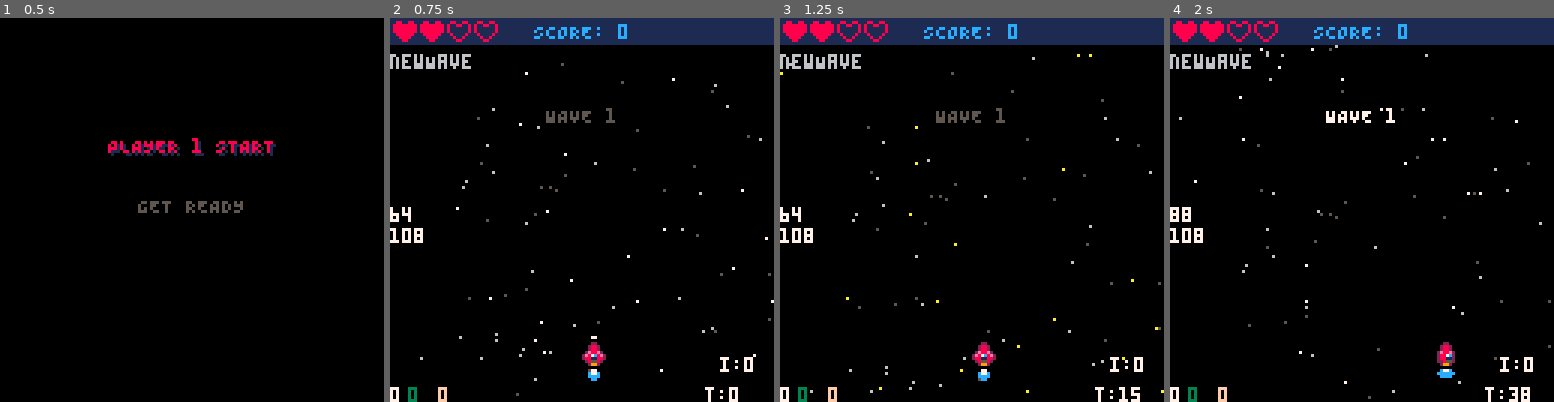
Above: before the commit, frames 1-4 (left to right).
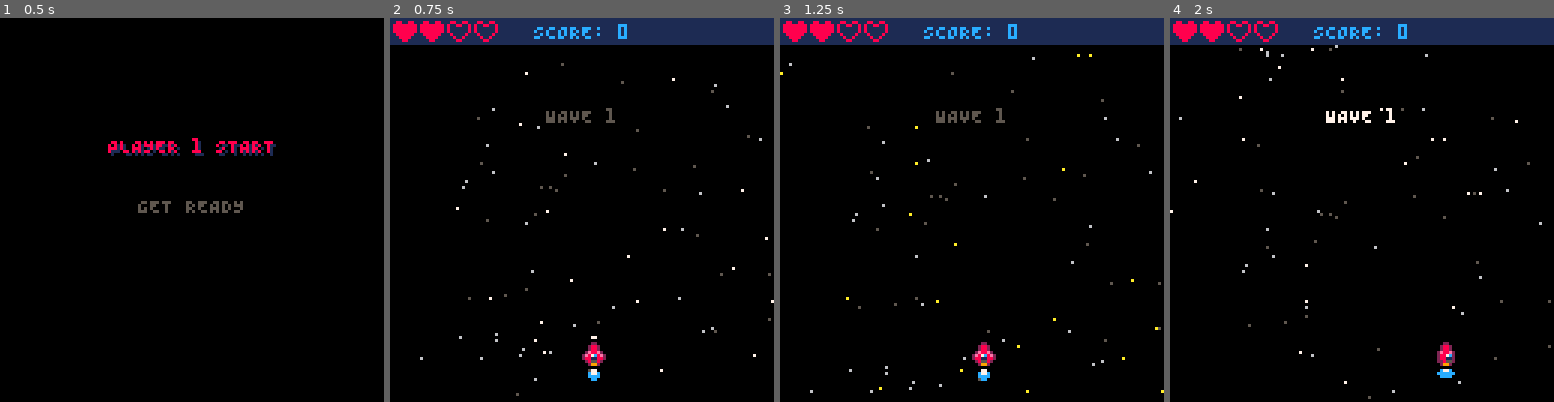
Above: after the commit, the same moments.

Repository: ProfSFrink/pico-8_shump_tutorial
Game: PICO-8 cartridge shump.p8
Two runs of this game, one before a commit and one after it. Both use one fixed random seed, a clock stepped at 60 frames per second and the inputs below.
Inputs:
- Up to frame 1 (0.5 s): tap X (X key) at 0.33 s
- Up to frame 2 (0.75 s): tap O (Z key) at 0.7 s
- Up to frame 3 (1.25 s): tap X (X key) at 1.07 s
- Up to frame 4 (2 s): hold Right from 1.6 s (still down); tap O (Z key) at 1.7 s; tap X (X key) at 1.85 s

Frame 1 is identical in both runs. In frame 2, 1.3% of the frame differs, in the area x 0-95%, y 9-100%; in frame 3, 1.3%; in frame 4, 1.4%.

Commit message:
- (feat) can add gaps to enemy rows.

Diff:
--- a/main.lua
+++ b/main.lua
@@ -3,7 +3,7 @@
 -- Reference to global scope.
 _g = _ENV
 
-debugMode = true
+debugMode = false
 
 -- Game strings.
 
